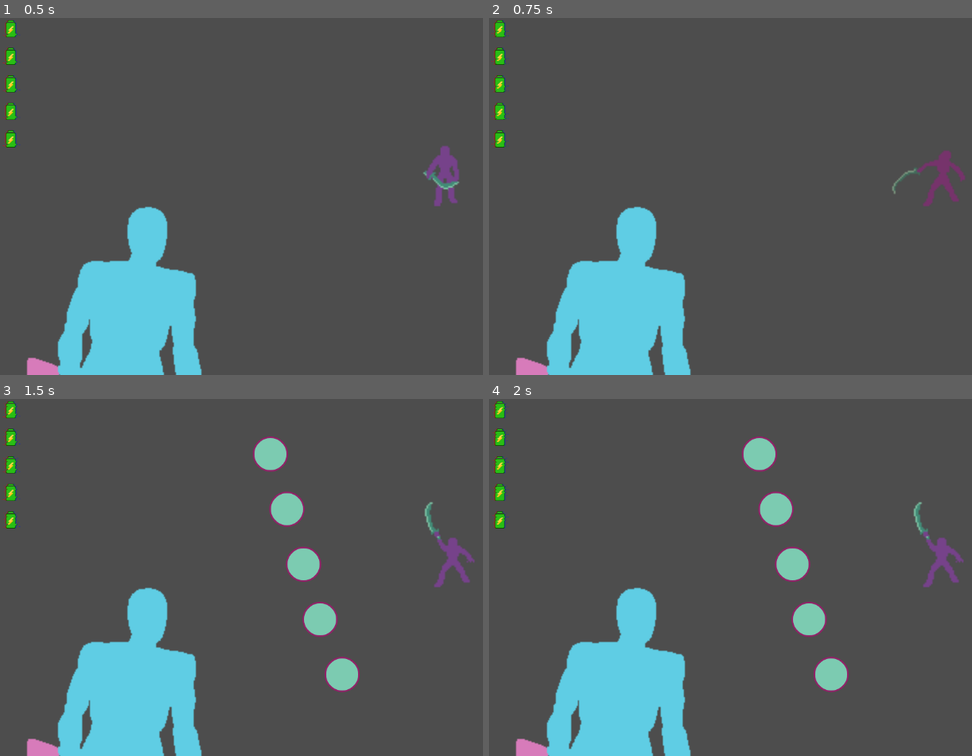
Above: before the commit, frames 1-4 (two rows, left to right).
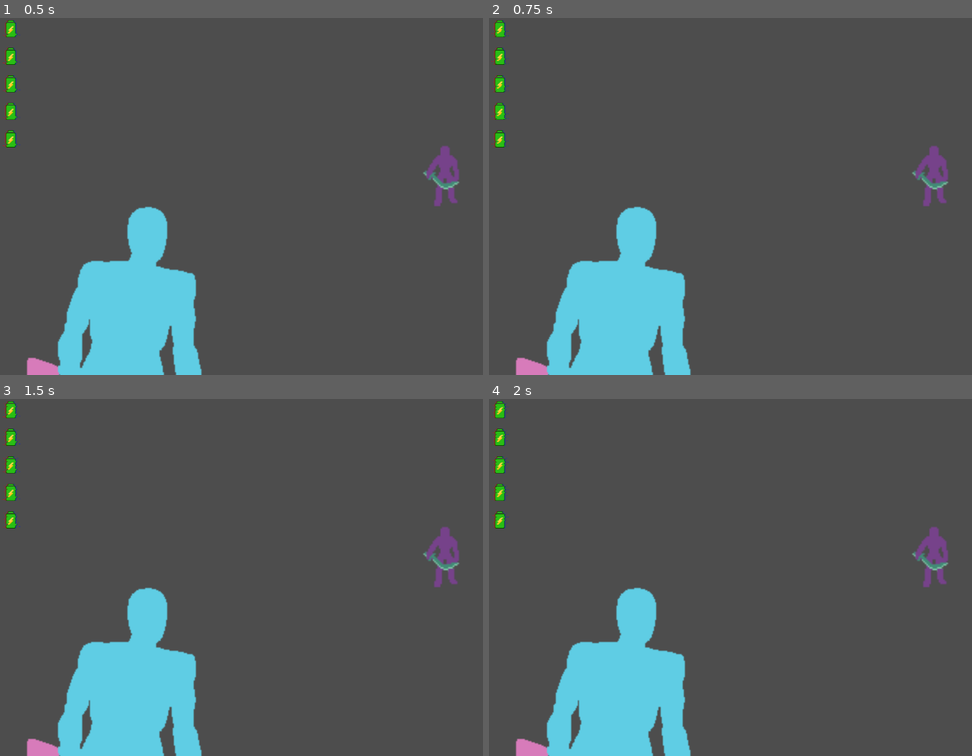
Above: after the commit, the same moments.

Repository: cTenKaTJK/super_puper_gama
Game: Godot game, scene res://scenes/Combat.tscn
The game is run twice, just before and just after one commit, with the same random seed, the same clock (stepped at 60 frames per second) and the same inputs.
Inputs (mouse positions are in pixels of both pictures, inside the frame that each line leads up to):
- Up to frame 1 (0.5 s): no input
- Up to frame 2 (0.75 s): tap Enter (ui_accept) at 0.5 s; move the mouse to (947, 178) at 0.52 s; hold Right (ui_right) from 0.53 s (still down); click (947, 178) at 0.67 s
- Up to frame 3 (1.5 s): tap Enter (ui_accept) at 0.77, 1.25 s; move the mouse to (188, 595) at 1.27 s; release Right (ui_right) at 1.28 s; hold Left (ui_left) from 1.28 s (still down)
- Up to frame 4 (2 s): keep holding Left (ui_left); tap Enter (ui_accept) at 1.52 s

Frame 1 is identical in both runs. In frame 2, 0.9% of the frame differs, in the area x 83-99%, y 35-53%; in frame 3, 3.6%, in the area x 52-99%, y 10-83%; in frame 4, 3.6%.
Error after the commit: Parse Error: Identifier "GameDataLoad" not declared in the current scope. (res://scripts/game_master.gd:64)

Commit message:
апчхи х2
добавлен победный экран и система усложнения новый противников с каждым последующим побежденным

Diff:
--- a/scenes/Combat.tscn
+++ b/scenes/Combat.tscn
@@ -9,6 +9,39 @@
 [sub_resource type="SystemFont" id="SystemFont_tp2sa"]
 
 [node name="CombatScene" type="Node2D" unique_id=921132435]
+
+[node name="WinScreen" type="CanvasLayer" parent="." unique_id=705100757]
+visible = false
+
+[node name="DarkBg" type="ColorRect" parent="WinScreen" unique_id=1003450491]
+modulate = Color(0, 0, 0, 0.7058824)
+offset_left = -3.0
+offset_top = -4.0
+offset_right = 1154.0
+offset_bottom = 644.0
+
+[node name="WinNext" type="Button" parent="WinScreen" unique_id=965173936]
+offset_left = 537.0
+offset_top = 396.0
+offset_right = 657.0
+offset_bottom = 456.0
+theme_override_colors/font_color = Color(0.875, 0.875, 0.875, 1)
+theme_override_font_sizes/font_size = 25
+text = "На следующий
+     Уровень"
+
+[node name="WinTitle" type="Label" parent="WinScreen" unique_id=557216318]
+offset_left = 419.0
+offset_top = 263.0
+offset_right = 770.0
+offset_bottom = 330.0
+theme_override_colors/font_color = Color(1, 1, 0.8901961, 1)
+theme_override_colors/font_outline_color = Color(0, 0, 0, 1)
+theme_override_fonts/font = SubResource("SystemFont_tp2sa")
+theme_override_font_sizes/font_size = 48
+text = "Вы Выиграли!"
+horizontal_alignment = 1
+vertical_alignment = 1
 
 [node name="DeathScreen" type="CanvasLayer" parent="." unique_id=1270721121]
 visible = false
@@ -42,12 +75,13 @@
 horizontal_alignment = 1
 vertical_alignment = 1
 
-[node name="GameMaster" type="Node" parent="." unique_id=738099199 node_paths=PackedStringArray("hero", "enemy", "action_menu", "death_screen")]
+[node name="GameMaster" type="Node" parent="." unique_id=738099199 node_paths=PackedStringArray("hero", "enemy", "action_menu", "death_screen", "win_screen")]
 script = ExtResource("1_4r6s1")
 hero = NodePath("Hero")
 enemy = NodePath("Enemy")
 action_menu = NodePath("ActionButtonsMenu")
 death_screen = NodePath("../DeathScreen")
+win_screen = NodePath("../WinScreen")
 
 [node name="TurnTimer" type="Timer" parent="GameMaster" unique_id=660013388]
 one_shot = true
--- a/scripts/enemy.gd
+++ b/scripts/enemy.gd
@@ -41,7 +41,6 @@
 
 func load_sprite_sheet():
 	if not sprite_sheet:
-		print("ОШИБКА: Перетащи спрайтшит в поле Sprite Sheet!")
 		return
 
 	for i in range(8):
@@ -112,7 +111,7 @@
 	if not is_attacking:
 		return
 
-	print("Атака отменена! Противник получает урон от каунтера")
+	print(display_name + " получил урон. Осталось HP: " + str(current_hp))
 
 	# Показываем анимацию получения урона (спрайт 8)
 	play_hurt_animation()
--- a/scripts/game_master.gd
+++ b/scripts/game_master.gd
@@ -9,11 +9,14 @@
 @export var battery_scene: PackedScene
 @export var action_menu: ActionMenu
 @export var death_screen: CanvasLayer
+@export var win_screen: CanvasLayer
 
 @export var turn_time_limit: float = 2.0
+var time_to_counter: int = 1200
 
 @onready var turn_timer: Timer = $TurnTimer
 @onready var restart_btn = $"../DeathScreen/DeathRestart"
+@onready var win_next_btn = $"../WinScreen/WinNext"
 
 
 var is_player_turn: bool = false
@@ -24,7 +27,6 @@
 	"Атака": _attack_action,
 	"Лечение": _heal_action,
 	"Усиление": _buff_action,}
-
 var up_slash_slider: Dictionary = {"type" : "slash",
 	"checkpoints" : [
 		Vector2(490, 100),
@@ -32,9 +34,7 @@
 		Vector2(550, 300),
 		Vector2(580, 400),
 		Vector2(620, 500)
-
 	]}
-
 var middle_slash_slider: Dictionary = {"type" : "slash",
 	"checkpoints" : [
 		Vector2(350, 300),
@@ -43,7 +43,6 @@
 		Vector2(650, 300),
 		Vector2(750, 300)
 	]}
-
 var down_slash_slider: Dictionary = {"type" : "slash",
 	"checkpoints" : [
 		Vector2(490, 500),
@@ -61,10 +60,19 @@
 	find_batteries()
 	if hero:
 		update_batteries(hero.current_hp)
+	if enemy:
+		enemy.max_hp = GameDataLoad.enemy_base_hp
+		enemy.current_hp = enemy.max_hp
+		enemy.attack_power = GameDataLoad.enemy_base_attack
+		enemy.health_updated.emit(enemy.current_hp, enemy.max_hp)
+		turn_time_limit = GameDataLoad.turn_time_limit
+		time_to_counter = GameDataLoad.time_to_counter
 	action_menu.action_selected.connect(_on_action_selected)
 	start_turn()
 	if restart_btn:
 		restart_btn.pressed.connect(_restart_combat)
+	if win_next_btn:
+		win_next_btn.pressed.connect(_next_battle)
 
 
 func _input(event):
@@ -97,7 +105,7 @@
 
 func update_batteries(current_hp: int):
 	for i in range(batteries.size()):
-		var should_be_visible = (i < current_hp)
+		var should_be_visible = (i < (current_hp * 0.1))
 		if batteries[i].visible != should_be_visible:
 			if should_be_visible:
 					# Анимация появления
@@ -175,16 +183,14 @@
 	print("Удар нанесен! Игрок получает урон")
 	hero.take_damage(enemy.attack_power)
 	update_batteries(hero.current_hp)
-
 	if not hero.is_alive():
 		lose()
-
 	end_enemy_turn()
 
 func end_enemy_turn():
 	is_enemy_attacking = false
 	current_enemy_attack_type = ""
-	await get_tree().create_timer(0.5).timeout
+	await get_tree().create_timer(0.3).timeout
 	is_player_turn = true
 	end_turn()
 
@@ -194,23 +200,14 @@
 	start_turn()
 
 func win():
-	print("ПОБЕДА!")
-
 	if turn_timer.is_stopped() == false:
 		turn_timer.stop()
 	if is_menu_open:
 		close_menu()
-
+	win_screen.visible = true
 	action_menu.visible = false
-	death_screen.visible = true
-
-	var label = death_screen.get_node("Label")
-	if label:
-		label.text = "ПОБЕДА!"
-
-	if restart_btn:
-		restart_btn.disabled = false
-		restart_btn.grab_focus()
+	if win_next_btn:
+		win_next_btn.grab_focus()
 
 func lose():
 	if turn_timer.is_stopped() == false:
@@ -261,14 +258,14 @@
 
 
 func _heal_action():
-	hero.take_damage(-1)
+	hero.take_damage(-10)
 	update_batteries(hero.current_hp)
 	start_enemy_turn()
 
 
 func _buff_action():
-	hero.attack_power += 2
-	print("Сила атаки увеличена на 2!")
+	hero.attack_power *= 1.5
+	print("Сила атаки увеличена на 50%!")
 	start_enemy_turn()
 
 '''
@@ -281,7 +278,7 @@
 	var slider = slider_scene.instantiate()
 	slider.checkpoints = event.checkpoints
 	slider.creation_time = Time.get_ticks_msec()
-	slider.lifetime = 1000
+	slider.lifetime = time_to_counter
 
 	slider.slider_hit.connect(_on_counter_success)
 	slider.slider_miss.connect(_on_counter_fail)
@@ -297,7 +294,7 @@
 		await hero.play_counter_animation(current_enemy_attack_type)
 
 		# 2. Наносим урон врагу
-		enemy.take_damage(hero.attack_power)
+		enemy.take_damage(hero.attack_power * 0.5)
 
 		# 3. Проверяем не умер ли враг
 		if not enemy.is_alive():
@@ -323,11 +320,8 @@
 func _on_turn_timer_timeout():
 	if hero.is_alive() and is_player_turn:
 		print("Время вышло!")
-
-		# Если враг атакует - наносим удар
 		if is_enemy_attacking:
 			enemy.execute_hit()
-
 		start_enemy_turn()
 
 
@@ -368,3 +362,8 @@
 	if turn_timer.is_stopped() == false:
 		turn_timer.stop()
 	get_tree().reload_current_scene()
+
+func _next_battle():
+	print("Переход на следующий уровень")
+	GameDataLoad.increase_difficulty()
+	get_tree().reload_current_scene()
--- /dev/null
+++ b/scripts/gamedataload.gd
@@ -0,0 +1,15 @@
+extends Node
+
+var level: int = 1
+var enemy_base_hp: int = 50
+var enemy_base_attack: int = 10
+var turn_time_limit: float = 3.0
+var time_to_counter: int = 1200
+
+func increase_difficulty():
+	level += 1
+	enemy_base_hp = int(enemy_base_hp * 1.2)
+	enemy_base_attack = int(enemy_base_attack + (level - 1) * 3)
+	turn_time_limit = max(1.0, turn_time_limit * 0.9)
+	time_to_counter = max(500, time_to_counter * 0.9)
+	print("Сложность увеличена до уровня ", level)
--- a/scripts/hero.gd
+++ b/scripts/hero.gd
@@ -14,8 +14,8 @@
 }
 
 var display_name: String = "Hero"
-var max_hp: int = 5
-var attack_power: int = 2
+var max_hp: int = 50
+var attack_power: int = 10
 var current_hp: int
 
 # Анимация
Not shown, added: scripts/gamedataload.gd.uid
